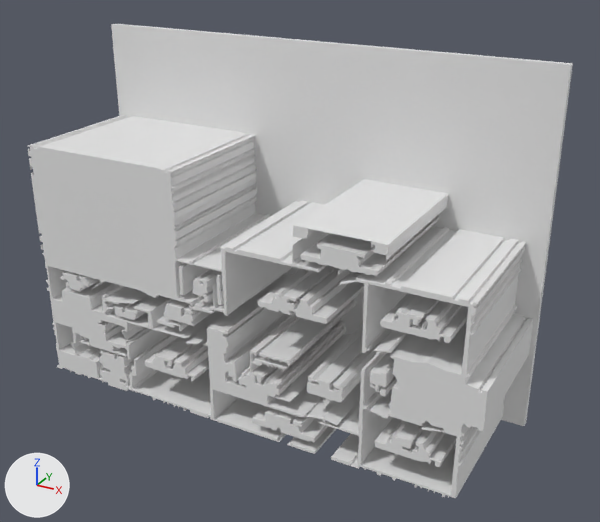
What one commit did to the glTF model version one/out_3d/33_27.glb.
Both versions are drawn from a 50 mm lens placed at (13.14, -15.15, 10.14), pointed at (5.63, -1.5, 3.32). Lighting does not change. The marker at lower left points along +X, +Y and +Z. Where no turn or scale is listed for an object, it has been applied to the vertices. Vertices at the same position are counted once.

The first picture shows 'geometry_0'.
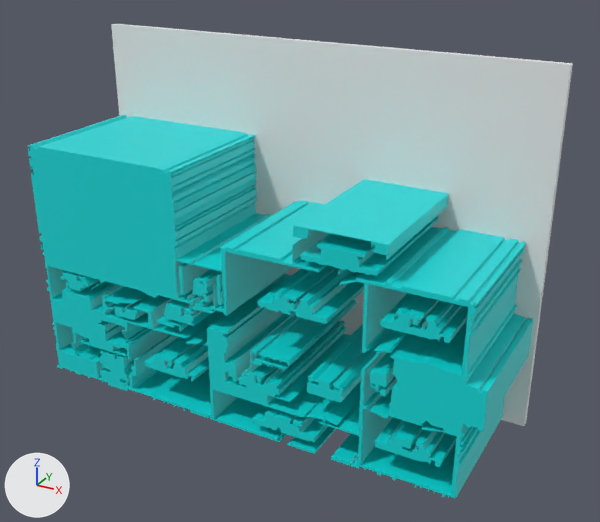
Edits to the bpy script that builds the scene:
```text
Add mat_defaultmaterial:
    mat_defaultmaterial = bpy.data.materials.new('DefaultMaterial')
    mat_defaultmaterial.use_nodes = True; mat_defaultmaterial.node_tree.nodes.clear()
    _N = mat_defaultmaterial.node_tree.nodes; _L = mat_defaultmaterial.node_tree.links
    n0 = _N.new('ShaderNodeOutputMaterial'); n0.name = 'Material Output'
    n1 = _N.new('ShaderNodeBsdfPrincipled'); n1.name = 'Principled BSDF'
    n2 = _N.new('ShaderNodeVertexColor'); n2.name = 'Color Attribute'
    _L.new(n1.outputs[0], n0.inputs[0])  # 'BSDF' to 'Surface'
    _L.new(n2.outputs[0], n1.inputs[0])  # 'Color' to 'Base Color'
Change me_geometry_0:
    used by ob_geometry_0; location = (0.0, 0.0, 0.0)
    remove me_geometry_0.from_pydata(...)  # 2142 vertices, 4168 faces; spans x 0.0..10.23, y -3.15..0.0, z 0.0..7.47
    add me_geometry_0.from_pydata(...)  # 2148 vertices, 4180 faces; spans x 0.0..10.23, y -3.15..0.0, z 0.0..7.47
    me_geometry_0 part 1: 4 vertices moved from x 0.13..1.67, y -3.15..-0.15, z 2.51..2.93 to x 0.12..1.65, y -3.15..-0.15, z 2.43..2.94; 6 vertices removed from x 0.15..1.67, y -3.15..-0.15, z 0.26..2.85; 6 vertices added at x 0.15..1.65, y -3.15..-0.15, z 0.27..2.89
    me_geometry_0 part 2: 6 vertices added at x 3.95..3.97, y -3.15..-0.15, z 2.72..2.81
    me_geometry_0 part 3: 2920 faces spanning x 0.0..10.23, y -3.15..0.0, z 0.0..7.47 switch from no material to mat_defaultmaterial
```

Boxes (x1, y1, x2, y2) around the edits, measured in the pictures (600 x 522 px; the box of a moved part takes in the faces that stretch with it):
part 1 of me_geometry_0, moved or reshaped: (43, 254, 106, 376) in both
part 2 of me_geometry_0, added: after (53, 267, 199, 302)
part 3 of me_geometry_0, recoloured (grey to cyan): (28, 34, 544, 498) in both
